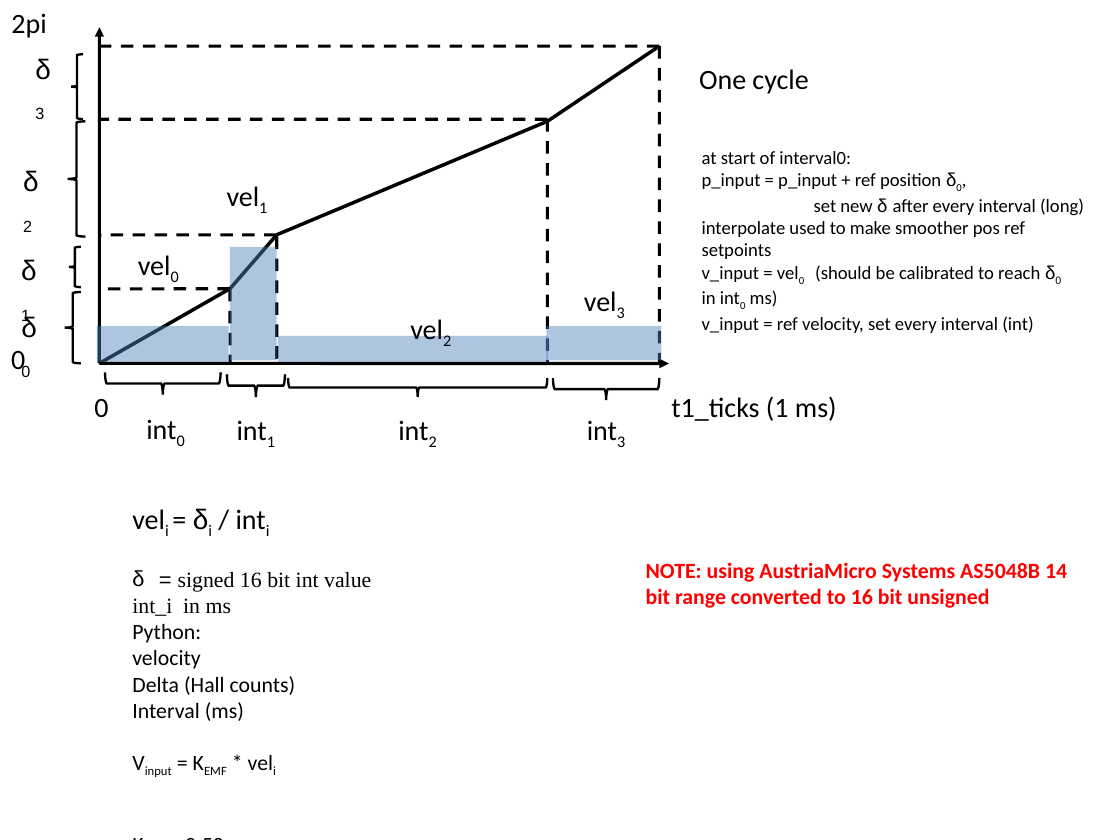
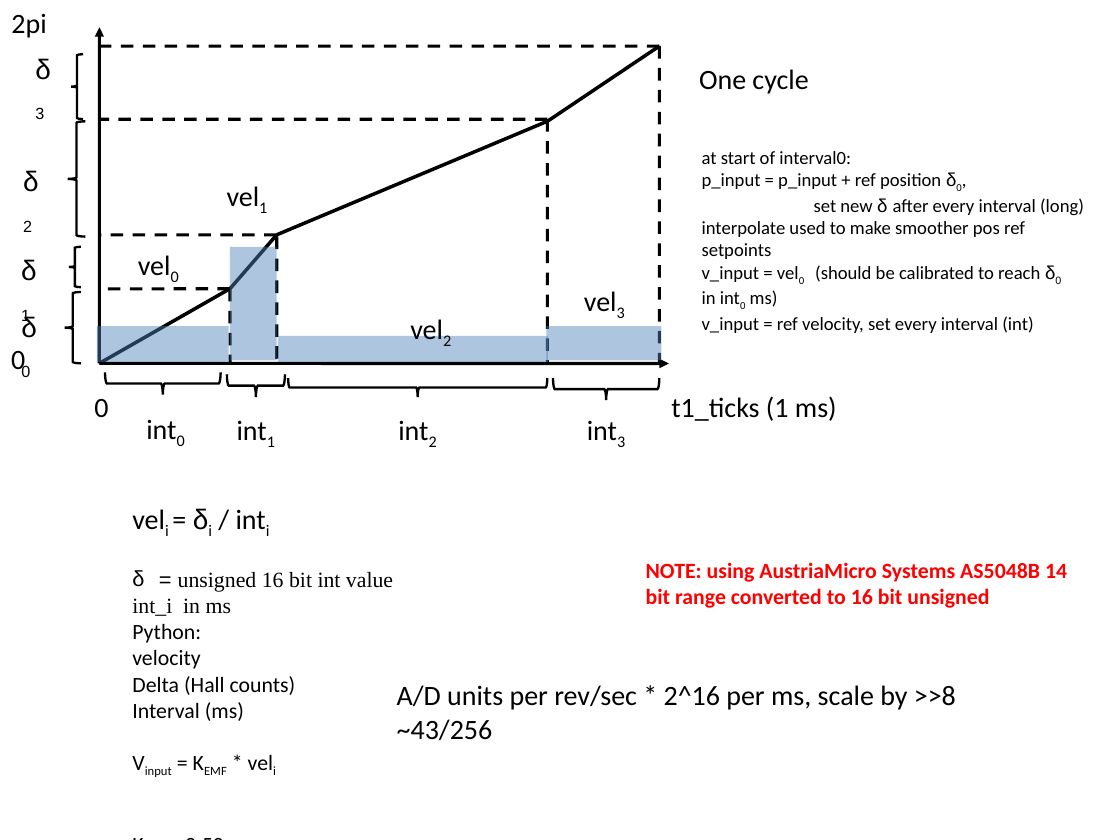
Before and after one commit to rqou/turner-ip2.5, a slide deck: slide 1 of doc/hall-velocity-ip2.5.ppt. Drawn at 1120x840 pixels with LibreOffice and Linux fonts; fonts in the diff are those of the drawing. Boxes give left, top, right and bottom in pixels: in the first picture for what was removed or moved away, otherwise in the second. Text is boxed around its words. In the diff, an @@ line names an element or a change of style, - is before the commit and + after.

```diff
--- a/doc/hall-velocity-ip2.5.ppt
+++ b/doc/hall-velocity-ip2.5.ppt
@@ text at <box>178,572,393,592</box>: text changed @@
-δ = signed 16 bit int value
+δ = unsigned 16 bit int value
@@ text added at <box>397,685,956,741</box>, 18 pt, text #000000 @@
+A/D units per rev/sec * 2^16 per ms, scale by >>8
+~43/256
```
Also in this commit, not shown: 1 other slide changed, 25 other files.
